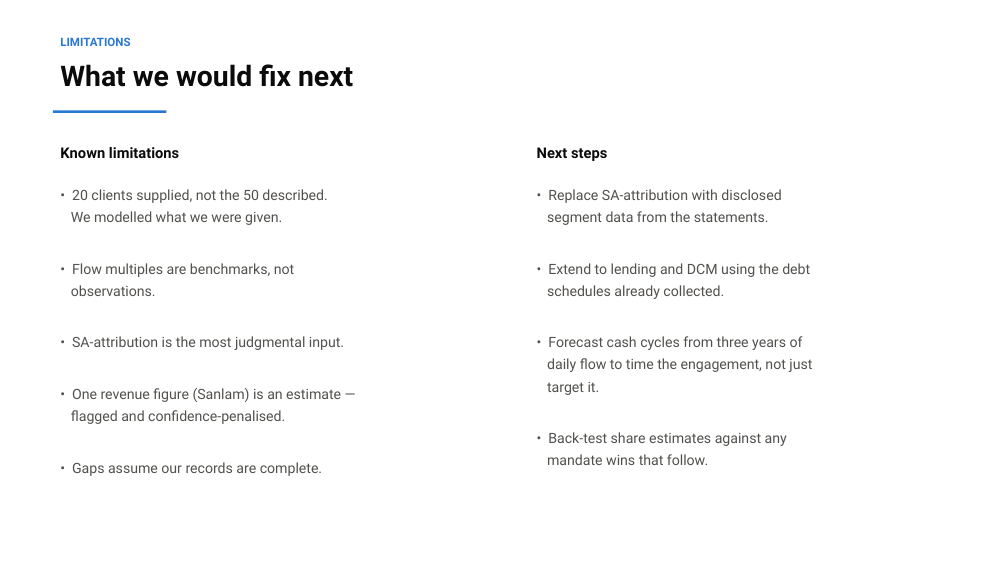
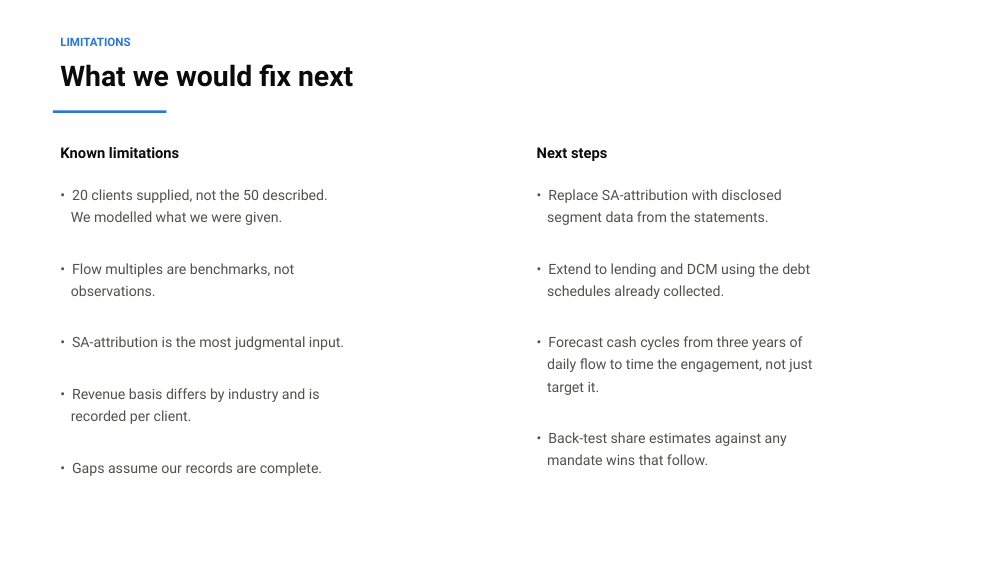
Before and after one commit to GeniusDM/the_independent_variable-standard-bank-hackathon-2026, a slide deck: slide 9 of docs/presentation_deck.pptx. Drawn at 1008x567 pixels with LibreOffice and Linux fonts; fonts in the diff are those of the drawing. Boxes give left, top, right and bottom in pixels: in the first picture for what was removed or moved away, otherwise in the second. Text is boxed around its words. In the diff, an @@ line names an element or a change of style, - is before the commit and + after.

```diff
--- a/docs/presentation_deck.pptx
+++ b/docs/presentation_deck.pptx
@@ text at (x1=71, y1=388, x2=320, y2=424): text changed @@
-• One revenue figure (Sanlam) is an estimate —
-flagged and confidence-penalised.
+• Revenue basis differs by industry and is
+recorded per client.
```
Also in this commit, not shown: 4 other slides changed, 16 other files.
